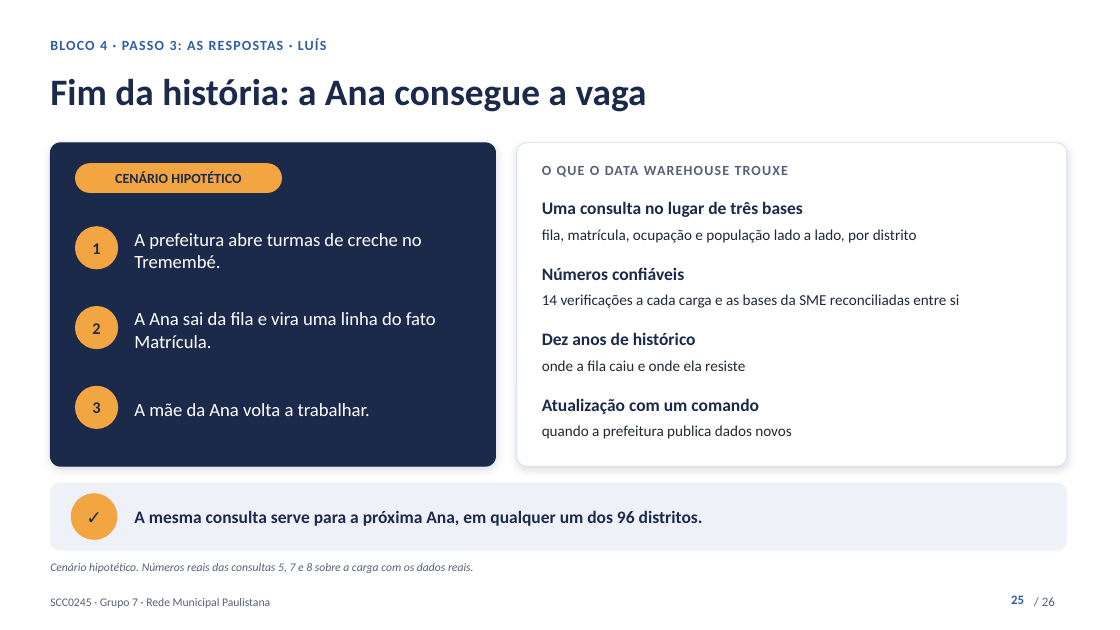
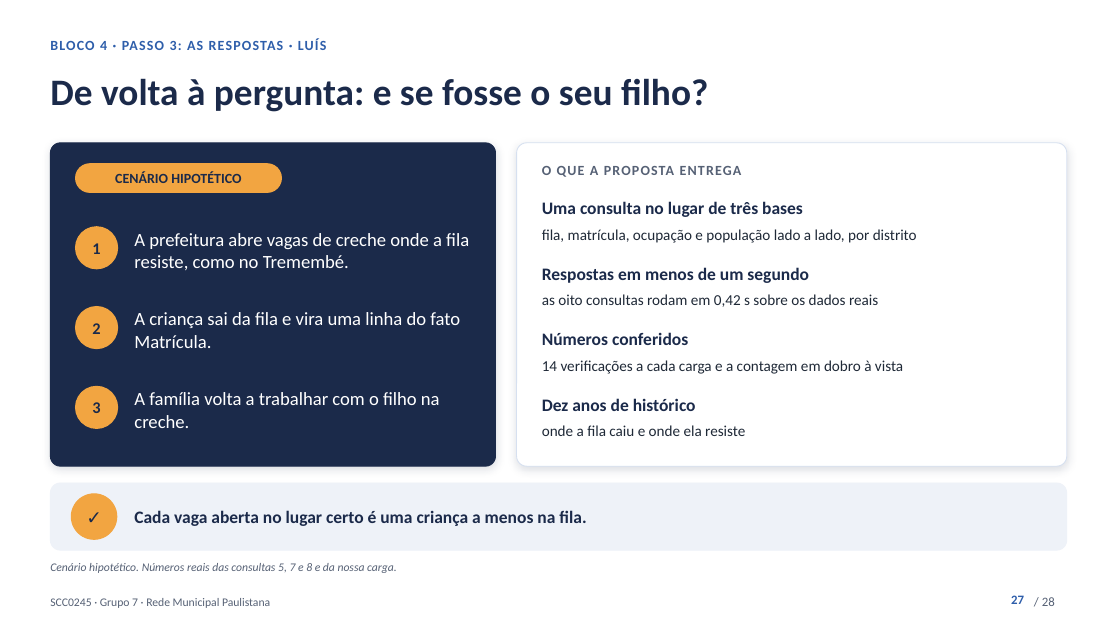
Before and after one commit to kevennlaranjeira/OLAP2026, a slide deck: slide 27 of docs/apresentacao/apresentacao-projeto1.pptx (slide 25 before the commit). Drawn at 1120x630 pixels with LibreOffice and Linux fonts; fonts in the diff are those of the drawing. Boxes give left, top, right and bottom in pixels: in the first picture for what was removed or moved away, otherwise in the second. Text is boxed around its words. In the diff, an @@ line names an element or a change of style, - is before the commit and + after.

Commit message:
docs(apresentacao): abertura sem persona, com a queda da fila e o que a proposta melhora (#16)
A história da Ana sai da apresentação. O bloco 1 agora segue uma linha:
- a fila de creche caiu 97% de 2015 a 2024, mas 3.633 crianças ainda esperavam;
- um slide escuro pergunta à plateia "e se fosse o seu filho?" (a criança fora da creche, o trabalho, a casa);
- o problema é onde abrir vaga: 2.502 das 3.633 esperavam uma unidade específica, e quem aceita qualquer unidade não esperava mais de 30 dias.

Dois slides novos mostram como a proposta ajuda a fila a cair mais. "Hoje, os dados se repetem e não conversam" traz quatro casos reais da nossa carga: 38.869 matrículas de creche que pareciam ativas em 2022, 193 códigos para 4.011 escolas em 2024, totais da fila que não fecham e zero que não é zero. "Consultas mais confiáveis e mais rápidas" traz o que medimos: 0,42 s para as oito consultas, 3,5 min de carga, 14 verificações e menos de 1% de diferença entre as bases.

O bloco 4 troca o fim da Ana por um exemplo (Grajaú e Tremembé) e pela volta à pergunta do começo. O bloco 1 fica com 7 minutos e os outros com 5. Os docs registram o tempo das consultas e a nova divisão. pptx, HTML e PDF vão para 28 slides.

```diff
--- a/docs/apresentacao/apresentacao-projeto1.pptx
+++ b/docs/apresentacao/apresentacao-projeto1.pptx
@@ text at [50, 78, 708, 112]: text changed @@
-Fim da história: a Ana consegue a vaga
+De volta à pergunta: e se fosse o seu filho?
@@ text at [542, 166, 742, 177]: text changed @@
-O QUE O DATA WAREHOUSE TROUXE
+O QUE A PROPOSTA ENTREGA
@@ text at [134, 233, 469, 270]: text changed @@
-A prefeitura abre turmas de creche no Tremembé.
+A prefeitura abre vagas de creche onde a fila resiste, como no Tremembé.
@@ text at [542, 267, 809, 283]: text changed @@
-Números confiáveis
+Respostas em menos de um segundo
@@ text at [542, 294, 878, 307]: text changed @@
-14 verificações a cada carga e as bases da SME reconciliadas entre si
+as oito consultas rodam em 0,42 s sobre os dados reais
@@ text at [134, 312, 460, 348]: text changed @@
-A Ana sai da fila e vira uma linha do fato Matrícula.
+A criança sai da fila e vira uma linha do fato Matrícula.
@@ text added at [542, 332, 688, 345], 15 pt, text #1B2A4A, bold @@
+Números conferidos
@@ text added at [542, 360, 903, 374], 13 pt, text #1F2937 @@
+14 verificações a cada carga e a contagem em dobro à vista
@@ text at [134, 392, 440, 428]: text changed @@
-A mãe da Ana volta a trabalhar.
+A família volta a trabalhar com o filho na creche.
@@ text "Dez anos de histórico": place and size @@
-text "Dez anos de histórico" at [542, 332, 696, 345]
+text "Dez anos de histórico" at [542, 398, 696, 411]
@@ text removed at [542, 398, 759, 414] @@
-Atualização com um comando
@@ text "onde a fila caiu e ...": place and size @@
-text "onde a fila caiu e ..." at [542, 360, 745, 371]
+text "onde a fila caiu e ..." at [542, 425, 745, 436]
@@ text removed at [542, 425, 791, 439] @@
-quando a prefeitura publica dados novos
@@ text at [134, 510, 586, 526]: text changed @@
-A mesma consulta serve para a próxima Ana, em qualquer um dos 96 distritos.
+Cada vaga aberta no lugar certo é uma criança a menos na fila.
@@ text at [50, 563, 397, 573]: text changed @@
-Cenário hipotético. Números reais das consultas 5, 7 e 8 sobre a carga com os dados reais.
+Cenário hipotético. Números reais das consultas 5, 7 e 8 e da nossa carga.
@@ page number at [1011, 595, 1024, 604]: text changed @@
-25
+27
```
Also in this commit, not shown: 23 other slides changed, 3 slides added, 1 slide removed, 9 other files.
